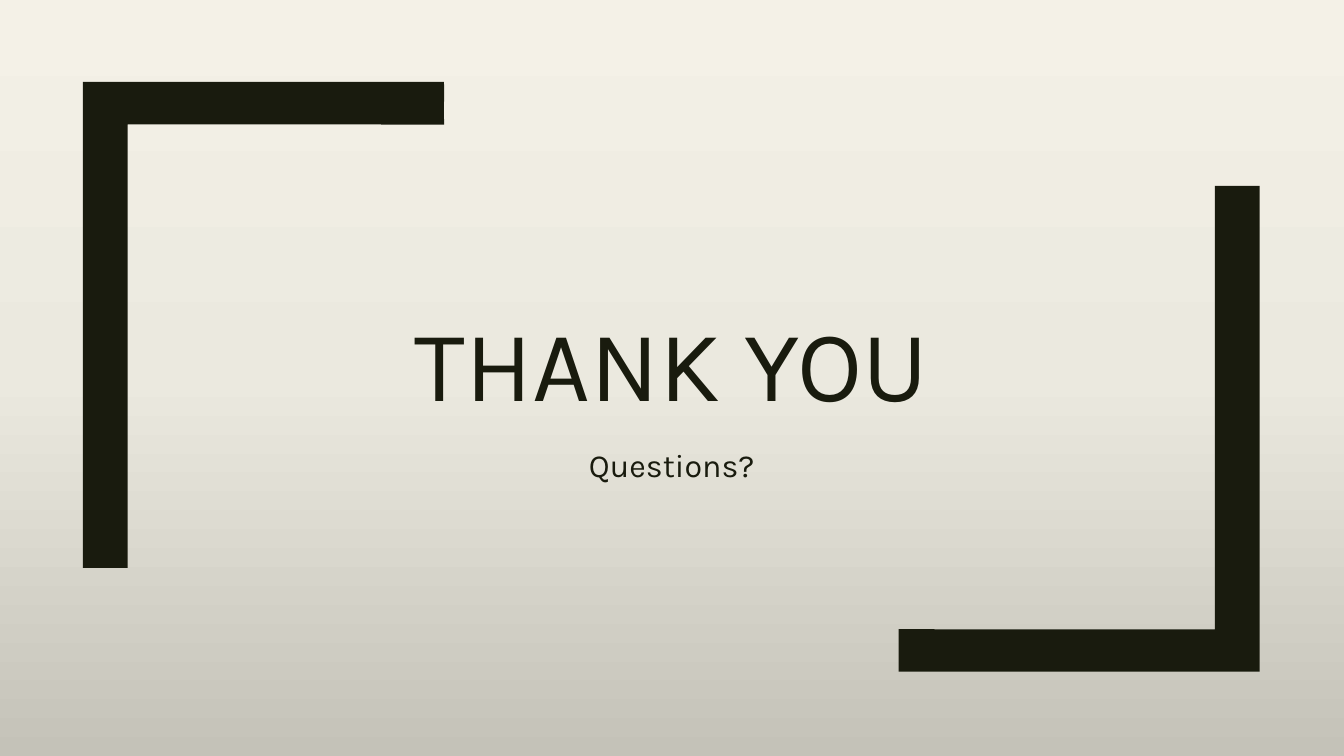
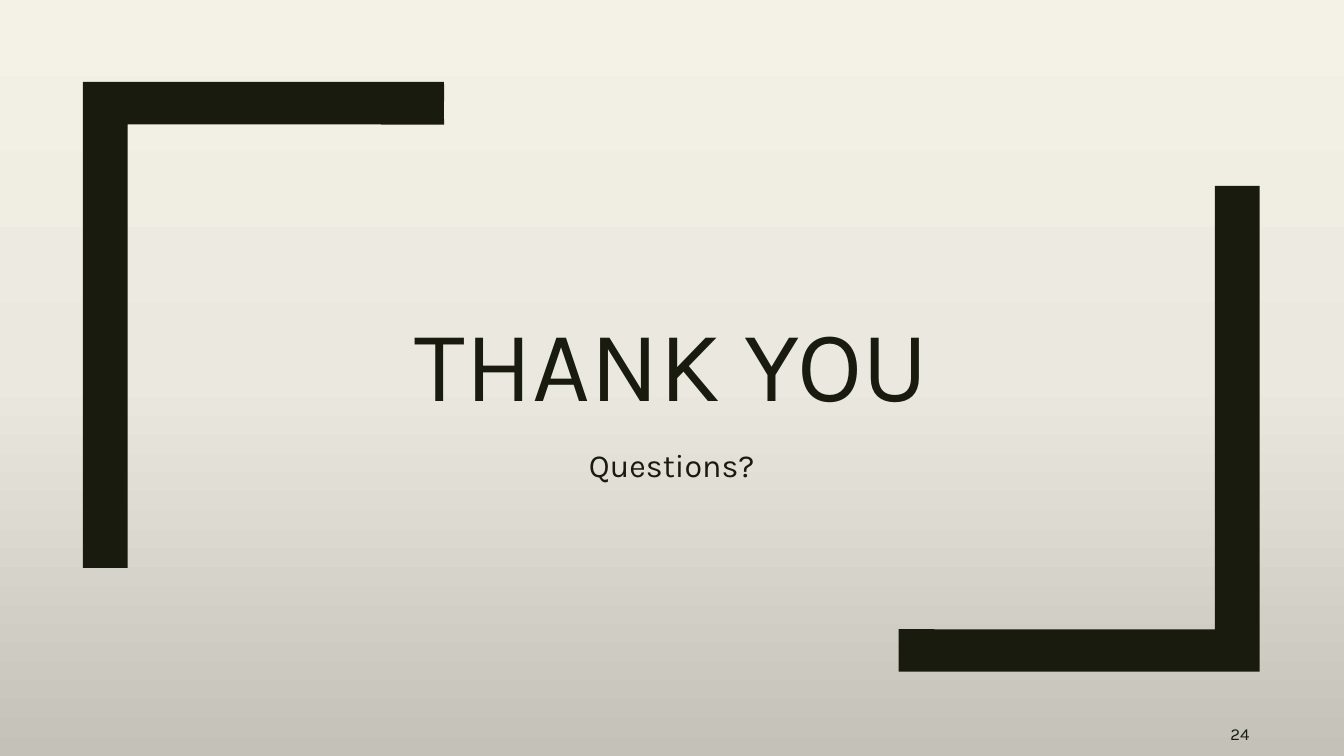
Before and after one commit to A-3li/Capstone, a slide deck: slide 24 of Capstone.pptx (slide 23 before the commit). Drawn at 1344x756 pixels with LibreOffice and Linux fonts; fonts in the diff are those of the drawing. Boxes give left, top, right and bottom in pixels: in the first picture for what was removed or moved away, otherwise in the second. Text is boxed around its words. In the diff, an @@ line names an element or a change of style, - is before the commit and + after.

```diff
--- a/Capstone.pptx
+++ b/Capstone.pptx
@@ page number added at <box>1230,729,1249,740</box>, 12 pt, text #191B0E @@
+24
```
Also in this commit, not shown: 22 other slides changed, 1 slide added.
